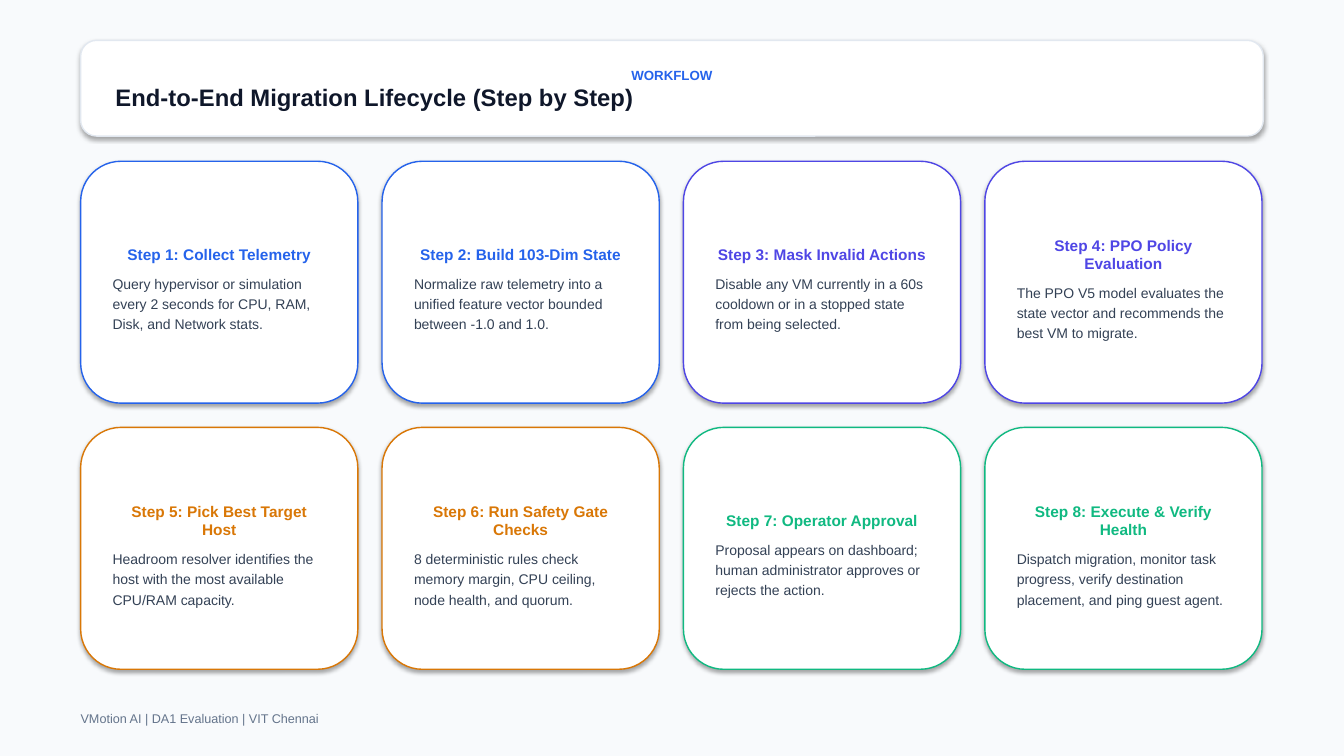
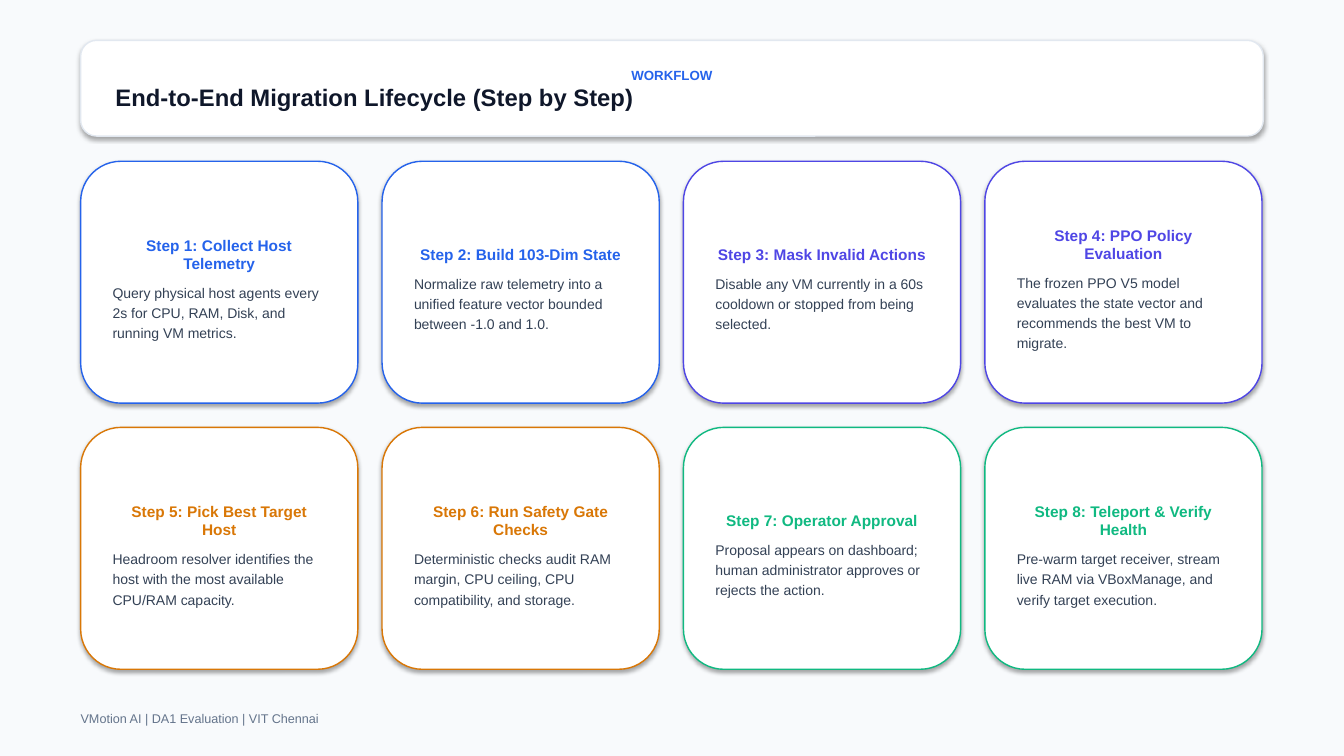
Before and after one commit to NithinSarvesh/vmotion-ai, a slide deck: slide 7 of VMotion_AI_DA1_Presentation_FINAL.pptx. Drawn at 1344x756 pixels with LibreOffice and Linux fonts; fonts in the diff are those of the drawing. Boxes give left, top, right and bottom in pixels: in the first picture for what was removed or moved away, otherwise in the second. Text is boxed around its words. In the diff, an @@ line names an element or a change of style, - is before the commit and + after.

Commit message:
feat: public cloud control plane with remote VirtualBox agents

```diff
--- a/VMotion_AI_DA1_Presentation_FINAL.pptx
+++ b/VMotion_AI_DA1_Presentation_FINAL.pptx
@@ text in rounded rectangle at [113, 240, 319, 341]: text changed @@
-Step 1: Collect Telemetry
-Query hypervisor or simulation every 2 seconds for CPU, RAM, Disk, and Network stats.
+Step 1: Collect Host Telemetry
+Query physical host agents every 2s for CPU, RAM, Disk, and running VM metrics.
@@ text in rounded rectangle at [715, 279, 924, 329]: text changed @@
-Disable any VM currently in a 60s cooldown or in a stopped state from being selected.
+Disable any VM currently in a 60s cooldown or stopped from being selected.
@@ text in rounded rectangle at [1017, 278, 1203, 351]: text changed @@
-The PPO V5 model evaluates the state vector and recommends the best VM to migrate.
+The frozen PPO V5 model evaluates the state vector and recommends the best VM to migrate.
@@ text in rounded rectangle at [1017, 506, 1220, 608]: text changed @@
-Step 8: Execute & Verify Health
-Dispatch migration, monitor task progress, verify destination placement, and ping guest agent.
+Step 8: Teleport & Verify Health
+Pre-warm target receiver, stream live RAM via VBoxManage, and verify target execution.
@@ text in rounded rectangle at [414, 554, 611, 608]: text changed @@
-8 deterministic rules check memory margin, CPU ceiling, node health, and quorum.
+Deterministic checks audit RAM margin, CPU ceiling, CPU compatibility, and storage.
```
Also in this commit, not shown: 15 other slides changed, 34 other files.
